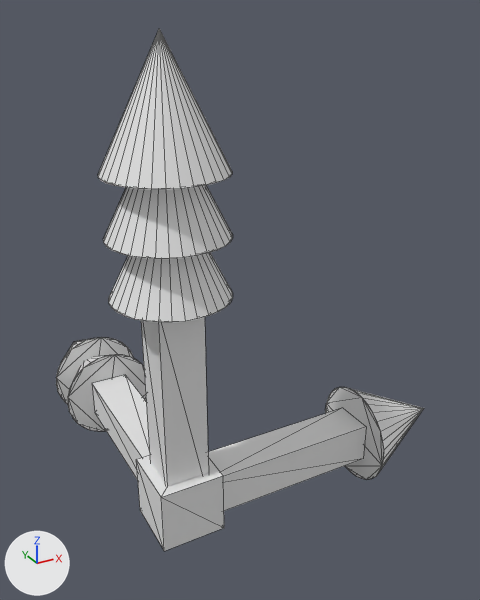
What one commit did to the glTF model three.js/ScenesWalking/model/xyz.glb.
Both versions are drawn from a camera (50 mm lens) standing at (-1.9, -4.6, 4.13) and looking at (1.3, 1.21, 1.22). The lights are fixed; the arrows at lower left show +X, +Y and +Z. Mesh edges are drawn as thin lines. Where no turn or scale is listed for an object, it has been applied to the vertices. Vertices at the same position are counted once.

The first picture shows 'center', 'xLine', 'yLine', 'zLine', '圓錐體', '圓錐體.001', '圓錐體.002', '圓錐體.003', '圓錐體.004', '圓錐體.005'.
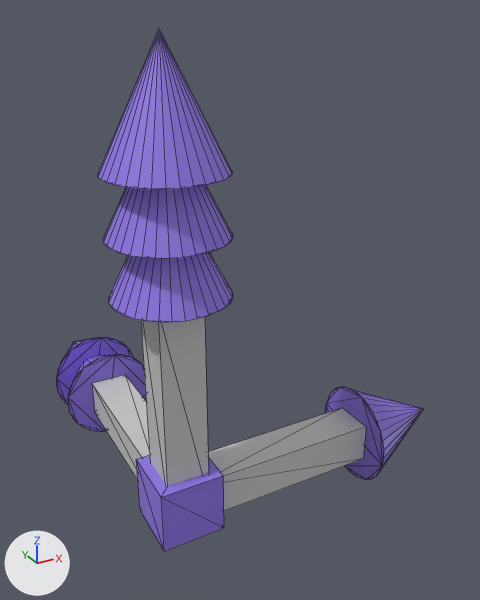
Location of each change, (x1, y1, x2, y2) in pixels of the pictures (480 x 600 px):
'圓錐體.002', recoloured, shading changed: (98, 29, 232, 189) in both
'zLine', recoloured, reshaped: (141, 317, 208, 487) in both
'xLine', recoloured, reshaped: (208, 408, 366, 511) in both
'圓錐體.001', recoloured: (103, 185, 233, 259) in both
'圓錐體', recoloured: (109, 253, 233, 322) in both
'center', recoloured: (136, 455, 224, 551) in both
'圓錐體.003', recoloured, shading changed: (325, 387, 424, 480) in both
'yLine', recoloured, reshaped (white to grey): (92, 375, 150, 480) in both
'圓錐體.004', recoloured, shading changed: (68, 355, 146, 431) in both
'圓錐體.005', recoloured, shading changed: (56, 337, 134, 404) in both
part 1 of me_圓錐體_002, shading changed: (98, 29, 216, 189) in both
part 2 of me_圓錐體_003, shading changed: (349, 388, 424, 471) in both
part 3 of me_圓錐體_003, shading changed: (327, 388, 372, 411) in both
part 4 of me_圓錐體_004, shading changed: (88, 355, 109, 363) in both
part 5 of me_圓錐體_004, shading changed: (117, 355, 141, 364) in both
part 6 of me_圓錐體_004, shading changed: (80, 424, 103, 431) in both
part 7 of me_圓錐體_005, shading changed: (104, 338, 127, 347) in both

The edits, one by one:
Material 'Axis' (mat_axis) is new.
Its base color is (0.588, 0.588, 0.588) (light grey #cacaca).
Material 'Arrow' (mat_arrow) is new.
Its base color is (0.286, 0.182, 0.8) (purple #9276e7).
me_cube_001 has 8 vertices, 12 faces and spans x -1.0..1.0, y -1.0..1.0, z -1.0..1.0.
me_cube_001 no longer uses material mat_material (white #e7e7e7).
me_cube_001 now uses material mat_axis (light grey #cacaca).
me_cube_002 has 8 vertices, 12 faces and spans x -1.0..1.0, y -1.0..1.0, z -1.0..1.0.
me_cube_002 no longer uses material mat_material (white #e7e7e7).
me_cube_002 now uses material mat_axis (light grey #cacaca).
me_立方體 has 8 vertices, 12 faces and spans x -0.3..0.3, y -0.3..0.3, z -0.3..0.3.
me_立方體 now uses material mat_arrow (purple #9276e7).
me_圓錐體 has 33 vertices, 62 faces and spans x -0.5..0.5, y -0.5..0.5, z -0.5..0.5.
me_圓錐體 now uses material mat_arrow (purple #9276e7).
me_圓錐體_001 has 33 vertices, 62 faces and spans x -0.5..0.5, y -0.5..0.5, z -0.5..0.5.
me_圓錐體_001 now uses material mat_arrow (purple #9276e7).
me_圓錐體_002 has 33 vertices, 62 faces and spans x -0.5..0.5, y -0.5..0.5, z -0.5..0.5.
me_圓錐體_002 is used by ob_圓錐體_002; location (0.0, 0.0, 3.5).
me_圓錐體_002 part 1: 12 of the faces centred in x -0.317..0.317, y -0.33..0.33, z -0.167 are now shaded smooth.
me_圓錐體_002 now uses material mat_arrow (purple #9276e7).
me_圓錐體_003 has 33 vertices, 62 faces and spans x -0.5..0.5, y -0.5..0.5, z -0.5..0.5.
me_圓錐體_003 is used by ob_圓錐體_003; location (2.5, 0.0, 0.0).
me_圓錐體_003 part 2: 12 of the faces centred in x -0.167, y -0.33..0.33, z -0.317..0.317 are now shaded smooth.
me_圓錐體_003 part 3: 3 of the faces centred in x -0.5, y -0.189..0.395, z 0.264..0.494 are now shaded smooth.
me_圓錐體_003 now uses material mat_arrow (purple #9276e7).
me_圓錐體_004 has 33 vertices, 62 faces and spans x -0.5..0.5, y -0.5..0.5, z -0.5..0.5.
me_圓錐體_004 is used by ob_圓錐體_004; location (0.0, 2.5, 0.0).
me_圓錐體_004 part 4: 12 of the faces centred in x -0.317..0.317, y -0.167, z -0.33..0.33 are now shaded smooth.
me_圓錐體_004 part 5: 3 of the faces centred in x 0.264..0.494, y -0.5, z -0.189..0.395 are now shaded smooth.
me_圓錐體_004 part 6: 1 of the faces centred in x -0.264, y -0.5, z -0.395 are now shaded smooth.
me_圓錐體_004 now uses material mat_arrow (purple #9276e7).
me_圓錐體_005 has 33 vertices, 62 faces and spans x -0.5..0.5, y -0.5..0.5, z -0.5..0.5.
me_圓錐體_005 is used by ob_圓錐體_005; location (0.0, 3.0, 0.0).
me_圓錐體_005 part 7: 3 of the faces centred in x 0.264..0.494, y -0.5, z -0.189..0.395 are now shaded smooth.
me_圓錐體_005 now uses material mat_arrow (purple #9276e7).
Mesh me_cube_003 is new.
It is a copy of me_cube_002.
Object 'xLine' (ob_xline) now shows me_cube_001 instead of me_cube.
Object 'yLine' (ob_yline) now shows me_cube_002 instead of me_cube_001.
Object 'zLine' (ob_zline) now shows me_cube_003 instead of me_cube_002.
